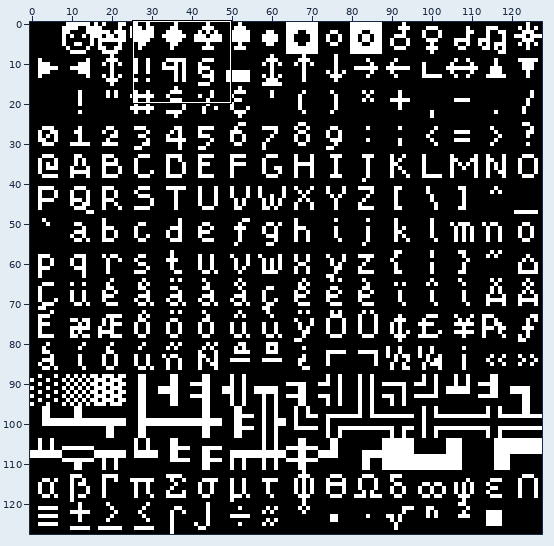
File history of a pixel-art file, src/fonts/blightbulb/blightbulb_8x8.aseprite. Above, an overview of the earlier version with the close-up marked.
Close-up. First the earlier version:
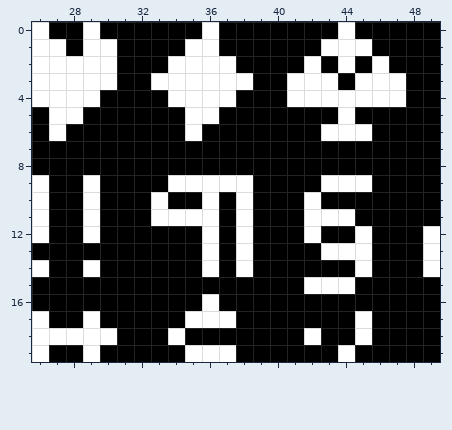
128x128 pixels, 1 frame. Shown: x 26..49, y 0..19. The commit also changed other parts of the picture, which this record leaves out.
Now the later version:
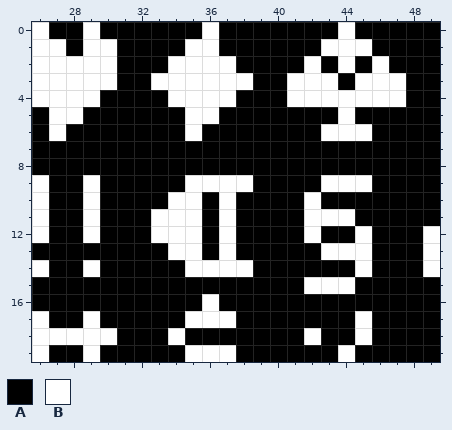
Palette (. is transparent): A #000000  B #ffffff
What changed:
layer "Bulb/Background Copy" added
layer "Bulb/Blightbutts" added
layer "Blightbutts" removed
Layers "Bulb/Blightbutts", "Bulb/Background Copy":
The edit turns colour B into colour A in row 9 at x 34; in row 10 at x 33, 36 and 38; in rows 11 to 13 at x 36 and 38.
The edit turns colour A into colour B in row 10 at x 34 to 35 and 37; in row 11 at x 37; in row 12 at x 33 to 35 and 37; in row 13 at x 34 to 35 and 37; in row 14 at x 35 and 37.
